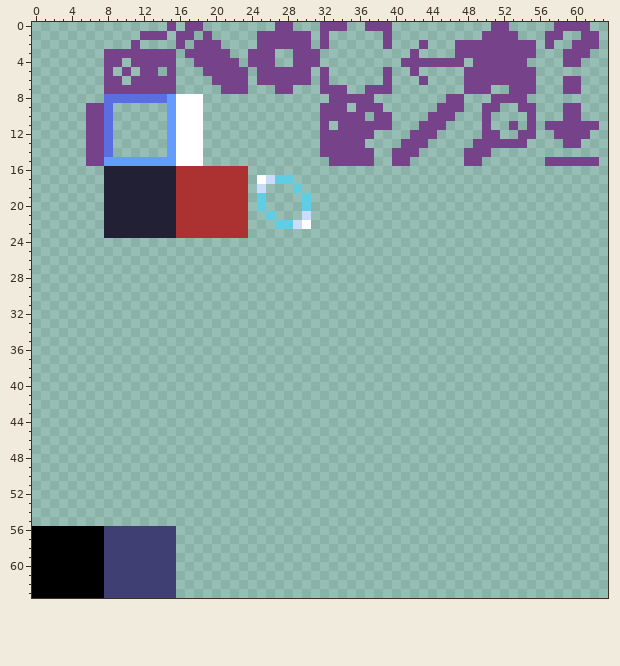
Edited in one commit: pixel-art sprite (client/res/img/themes/default/theme.png). Above is the file before it was changed.
The file is 64x64 pixels.
After:
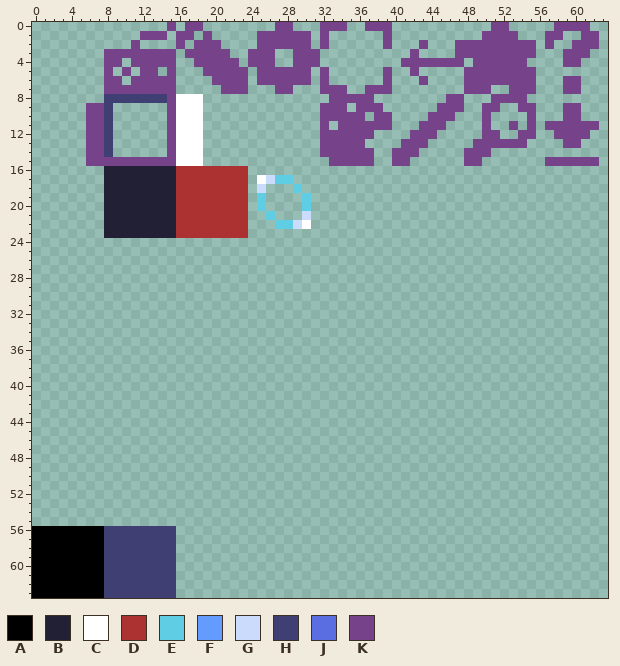
Palette (. is transparent): A #000000  B #222034  C #ffffff  D #ac3232  E #5fcde4  F #639bff  G #cbdbfc  H #3f3f74  J #5b6ee1  K #76428a
The edit:
@@ x 6..17 @@
  7 ..KKKKKKKK..
- 8 ..JJJJJJJFCC
- 9 KKJ......FCC
-10 KKJ......FCC
-11 KKJ......FCC
-12 KKJ......FCC
-13 KKJ......FCC
-14 KKJ......FCC
-15 KKFFFFFFFFCC
+ 8 ..HHHHHHHKCC
+ 9 KKH......KCC
+10 KKH......KCC
+11 KKH......KCC
+12 KKH......KCC
+13 KKH......KCC
+14 KKH......KCC
+15 KKKKKKKKKKCC
 16 ..BBBBBBBBDD
Pixel boxes of the changes (left, top, right, bottom) in both pictures:
changed: (104, 94, 176, 166)
